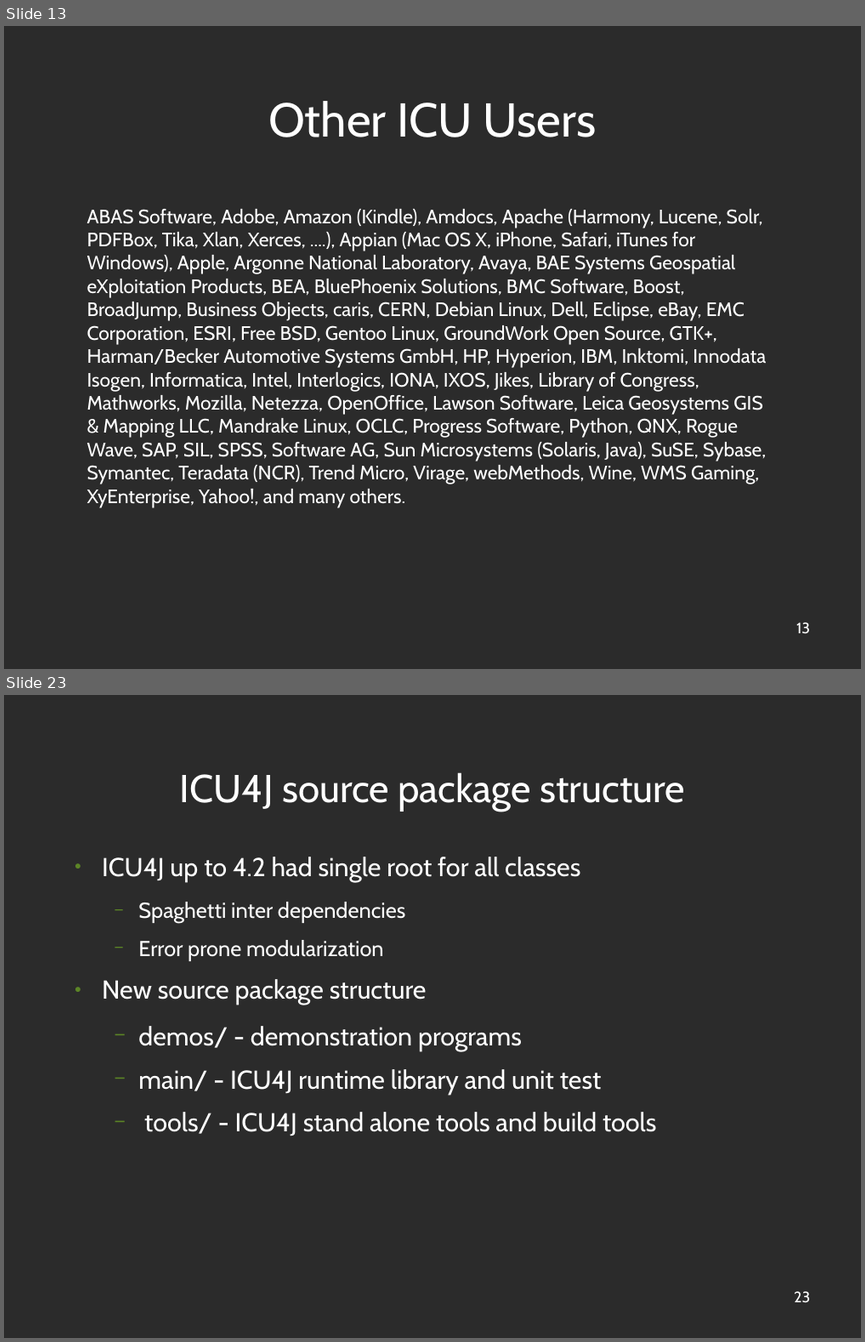
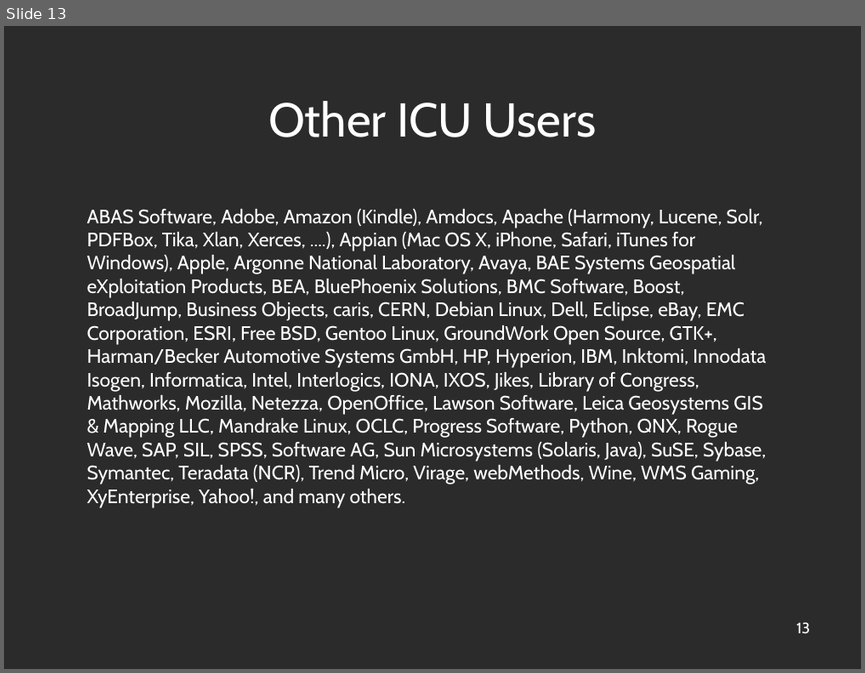
Before and after one commit to unicode-org/icu-docs, a slide deck: docs/pres/icu_overview.odp. Shown one above the other, each under a label of ours: slides 13 and 23 before the commit, slide 13 after it; the slides between them are not shown. The pictures are 865x1342 and 865x673 pixels, drawn with LibreOffice and Linux fonts; fonts in the diff are those of the drawing; background and template pictures are left out; a plain dark background stands for a picture behind light text. Boxes give left, top, right and bottom in pixels: in the first picture for what was removed or moved away, otherwise in the second. Text is boxed around its words. In the diff, an @@ line names an element or a change of style, - is before the commit and + after.

```diff
--- a/docs/pres/icu_overview.odp
+++ b/docs/pres/icu_overview.odp
@@ slide 23 removed at (x1=4, y1=695, x2=861, y2=1338), background picture (left out); not listed: 1 template element that a slide beside it also shows @@
@@ title removed at (x1=180, y1=772, x2=685, y2=812) @@
-ICU4J source package structure
@@ text removed at (x1=102, y1=857, x2=656, y2=1136) @@
-● ICU4J up to 4.2 had single root for all classes
-  − Spaghetti inter dependencies
-  − Error prone modularization
-● New source package structure
-  − demos/ - demonstration programs
-  − main/ - ICU4J runtime library and unit test
-  − tools/ - ICU4J stand alone tools and build tools
```
Also in this commit, not shown: 7 slides changed, 12 slides added, 12 other slides removed.
